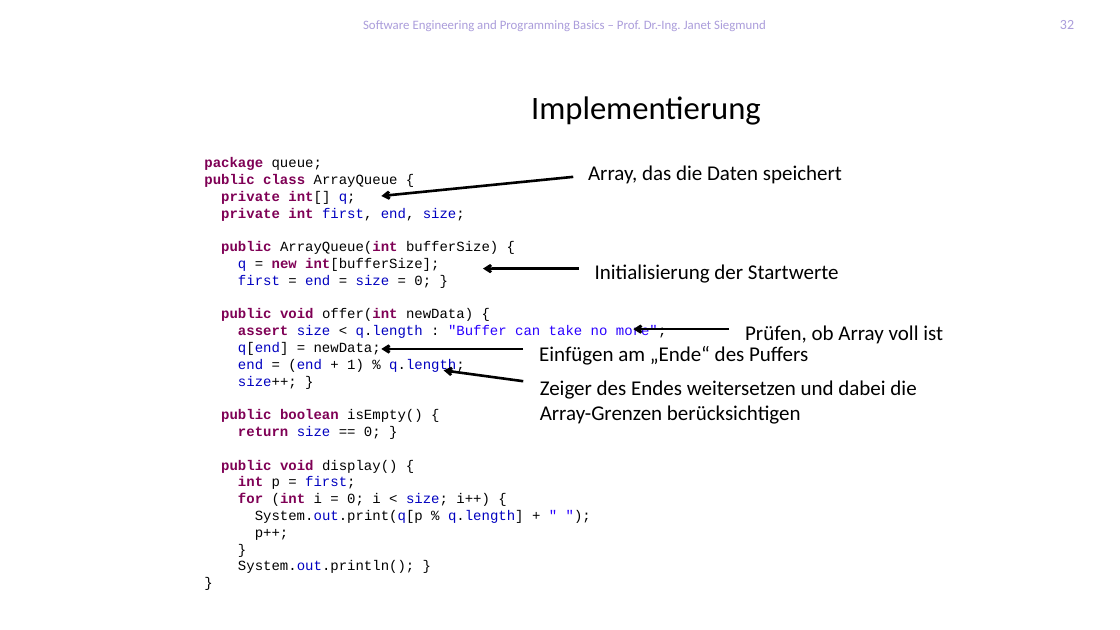
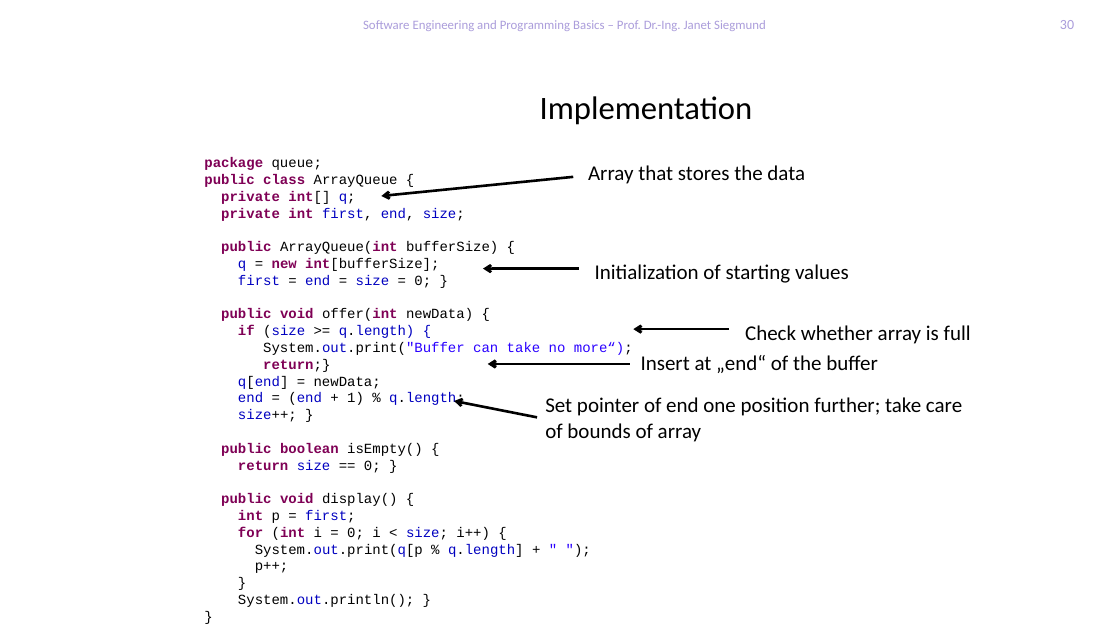
Before and after one commit to feigensp/lehre, a slide deck: slide 30 of se_prog/slides/08_ListsStacksQueues.pptx (slide 32 before the commit). Drawn at 1120x630 pixels with LibreOffice and Linux fonts; fonts in the diff are those of the drawing; background and template pictures are left out. Boxes give left, top, right and bottom in pixels: in the first picture for what was removed or moved away, otherwise in the second. Text is boxed around its words. In the diff, an @@ line names an element or a change of style, - is before the commit and + after.

Commit message:
updated slides

```diff
--- a/se_prog/slides/08_ListsStacksQueues.pptx
+++ b/se_prog/slides/08_ListsStacksQueues.pptx
@@ page number at <box>1060,20,1074,29</box>: text changed @@
-32
+30
@@ title at <box>540,96,753,125</box>: text changed @@
-Implementierung
+Implementation
@@ text at <box>588,165,805,184</box>: text changed @@
-Array, das die Daten speichert
+Array that stores the data
@@ text at <box>595,264,849,283</box>: text changed @@
-Initialisierung der Startwerte
+Initialization of starting values
@@ text at <box>238,325,633,372</box>: text changed @@
-assert size < q.length : "Buffer can take no more";
+if (size >= q.length) {
+System.out.print("Buffer can take no more“);
+return;}
@@ text at <box>745,325,971,344</box>: text changed @@
-Prüfen, ob Array voll ist
+Check whether array is full
@@ text at <box>641,355,878,373</box>: text changed @@
-Einfügen am „Ende“ des Puffers
+Insert at „end“ of the buffer
@@ arrow moved from (523, 349) - (381, 349) to (630, 364) - (488, 364) @@
@@ arrow moved from (523, 381) - (444, 371) to (537, 418) - (455, 401) @@
@@ text at <box>545,397,962,442</box>: text changed @@
-Zeiger des Endes weitersetzen und dabei die Array-Grenzen berücksichtigen
+Set pointer of end one position further; take care of bounds of array
```
Also in this commit, not shown: 8 other slides changed, 2 slides added, 4 slides removed, 7 other files.
